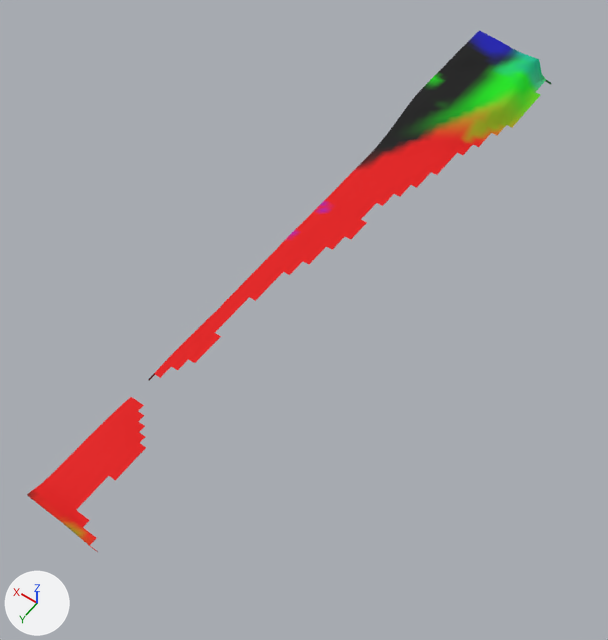
Two versions of the glTF model dushanbe_city/assets/terrain/coast_-800_0_400.glb, one commit apart.
Before and after are seen from a 50 mm camera at (-591.0, 64.0, 332.0) aimed at (-434.0, -156.0, -14.0). The lights are fixed; the arrows at lower left show +X, +Y and +Z. The first picture is the older version. Vertices at exactly the same position are counted once.

In view in the first picture: 'terrain'.
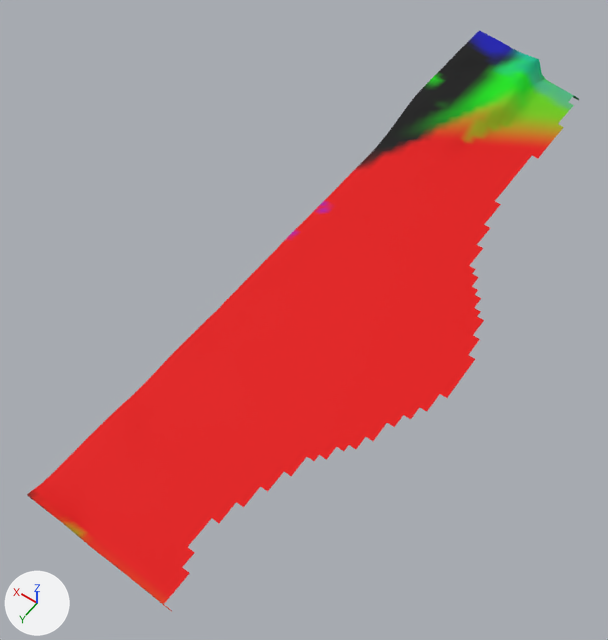
Location of each change, [x1, y1, x2, y2] in pixels of the pictures (608 x 640 px):
'terrain', reshaped (12% taller): before [27, 31, 552, 551]; after [27, 31, 579, 611]
part 1 of me_terrain, added (red): after [77, 83, 579, 611]

What the commit changed:
me_terrain is used by ob_terrain; location (-600.0, -200.0, 0.0).
me_terrain had 943 vertices, 1628 faces and spanned x 144.0..200.0, y -200.0..200.0, z -5.0..14.0.
me_terrain now has 2493 vertices, 4712 faces and spans x 80.0..200.0, y -200.0..200.0, z -8.0..14.0.
me_terrain part 1: 1550 vertices added at x 80.0..200.0, y -200.0..200.0, z -8.0..-2.0.
